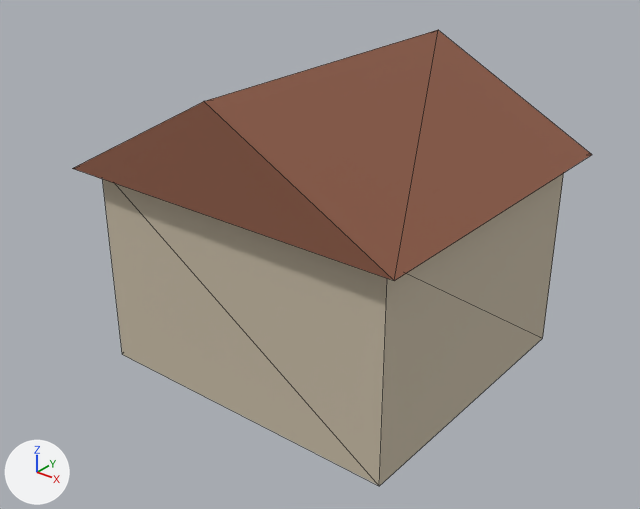
Renders of the glTF model assets/map3d_houses/workshop.glb from each side of a commit.
Before and after are seen from a 50 mm camera at (10.47, -13.66, 10.63) aimed at (-0.05, -0.51, 2.48). The lights are fixed; the arrows at lower left show +X, +Y and +Z. The first picture is the older version. Mesh edges are drawn as thin lines. Vertices at exactly the same position are counted once.

Names of what the first picture shows: 'workshop'.
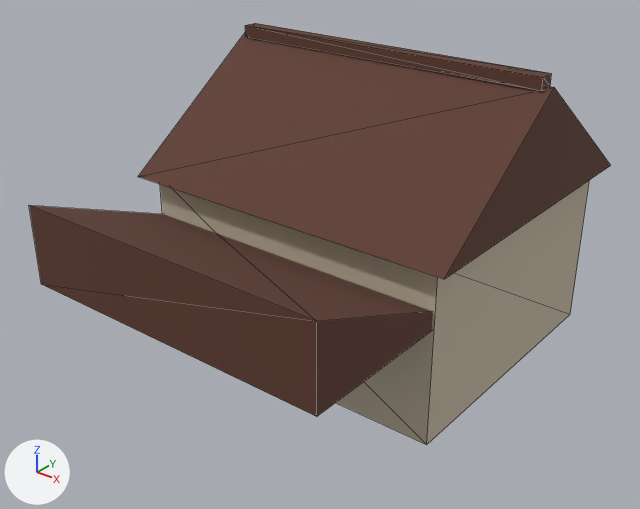
What differs and where, as boxes [x1, y1, x2, y2] in the pictures (640 x 509 px; the box of a moved part takes in the faces that stretch with it):
'workshop', recoloured, reshaped (12% wider, 7% shorter)
    before: [72, 30, 592, 486]
    after: [29, 23, 611, 445]
part 1 of me_cube, added (beige)
    after: [160, 181, 589, 445]
part 2 of me_cube, added (brown)
    after: [245, 23, 552, 91]
part 3 of me_cube, rebuilt (9% narrower)
    before: [72, 30, 592, 281]
    after: [138, 33, 611, 279]
part 4 of me_cube, moved or reshaped
    before: [102, 173, 564, 486]
    after: [29, 205, 433, 417]

What the commit changed:
Material 'roof' (mat_roof) changes colour from brown #8c5a45 to brown #5e3a2e; in linear values from (0.262, 0.102, 0.0595) to (0.112, 0.0423, 0.0273).
me_cube is used by ob_workshop; location (0.0, 0.0, 0.0).
me_cube had 14 vertices, 20 faces and spanned x -3.9..3.9, y -3.65..3.65, z 0.0..6.5.
me_cube now has 36 vertices, 52 faces and spans x -3.85..3.85, y -5.0..5.0, z 0.0..6.5.
me_cube part 1: a new loose piece, a box spanning x -3.53..3.53, y -1.73..4.68, z 0.0..3.78, in mat_wall (beige #c8bca6).
me_cube part 2: a new loose piece, a box spanning x -3.69..3.69, y 1.3..1.64, z 6.25..6.5, in mat_roof (brown #5e3a2e).
me_cube part 3: the loose piece of 6 vertices spanning x -3.9..3.9, y -3.65..3.65, z 4.42..6.5 is rebuilt with 6 vertices and now spans x -3.85..3.85, y -2.05..5.0, z 3.78..6.31.
Part 4, on me_cube:
8 vertices are removed from x -3.5..3.5, y -3.25..3.25, z 0.0..4.42.
12 faces are deleted.
6 vertices are added at (-3.48, -0.72, 2.5), (-3.48, -5.0, 2.5), (-3.48, -5.0, 4.17), (3.48, -0.72, 2.5), (3.48, -5.0, 2.5), (3.48, -5.0, 4.17).
8 new faces join them, mat_roof (brown #5e3a2e).
Other edits to the shape of me_cube do not show in these pictures.
